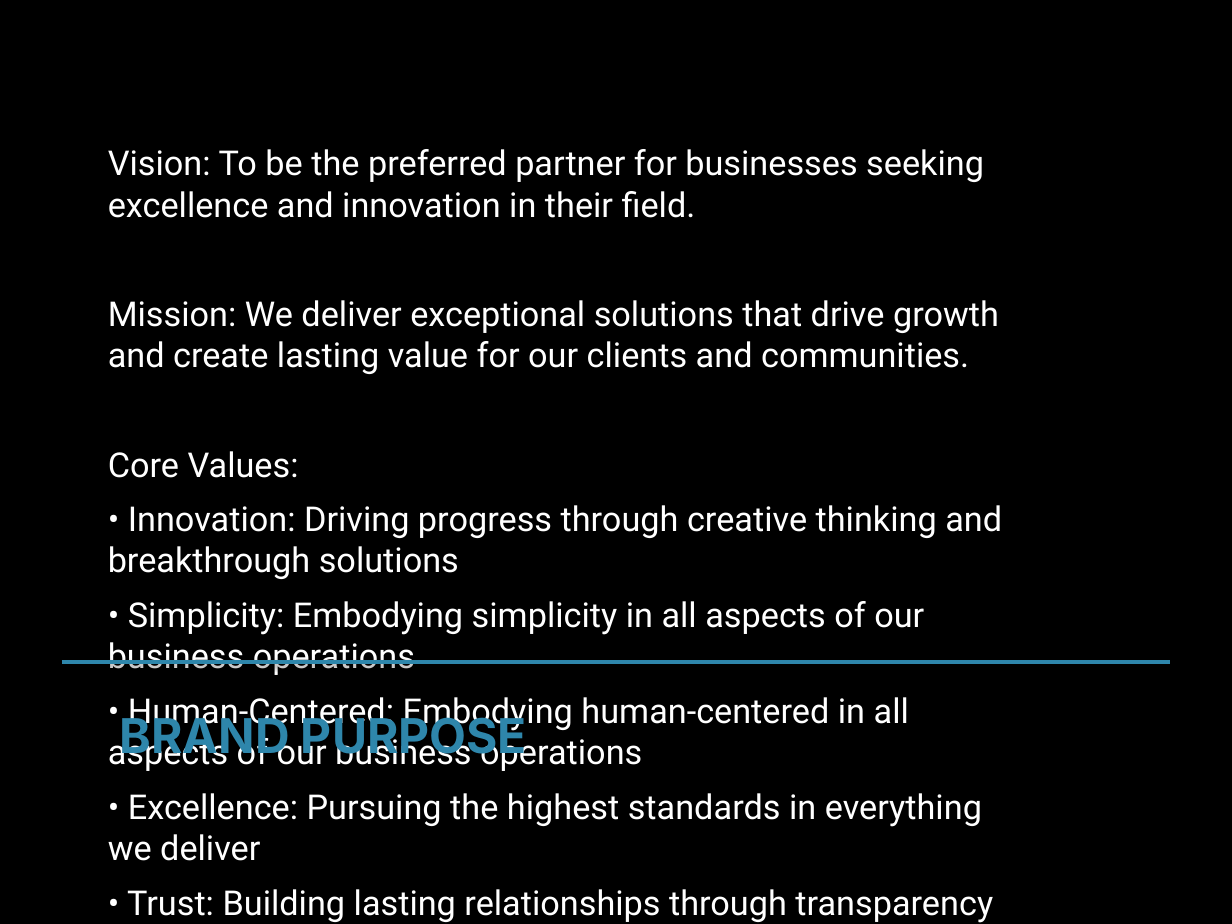
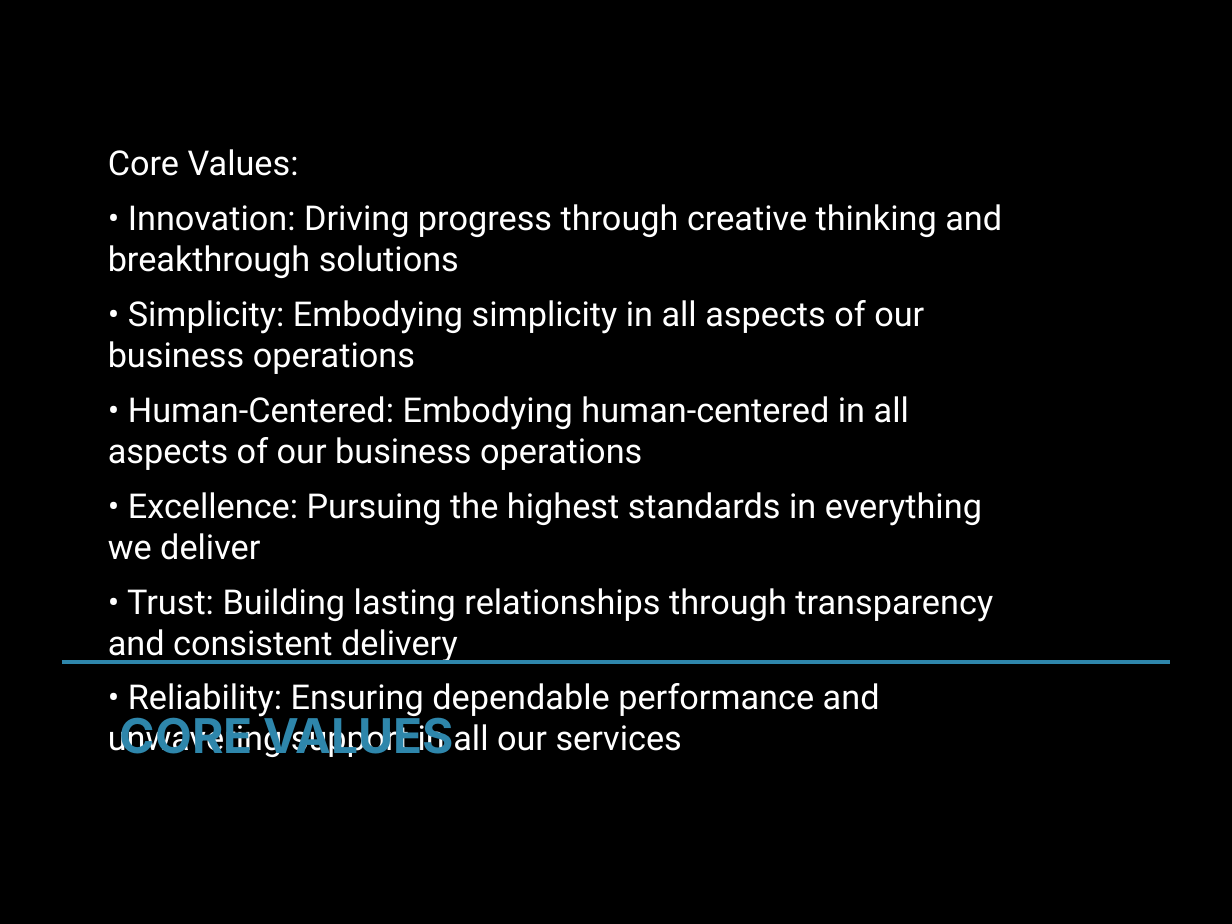
Before and after one commit to md-anas-sabah/brand_book_generator_crewai, a slide deck: slide 6 of output/techforward_live/techforward_live_enhanced_brand_book.pptx (slide 4 before the commit). Drawn at 1232x924 pixels with LibreOffice and Linux fonts; fonts in the diff are those of the drawing. Boxes give left, top, right and bottom in pixels: in the first picture for what was removed or moved away, otherwise in the second. Text is boxed around its words. In the diff, an @@ line names an element or a change of style, - is before the commit and + after.

Commit message:
Added Style In Brand Purpose

```diff
--- a/output/techforward_live/techforward_live_enhanced_brand_book.pptx
+++ b/output/techforward_live/techforward_live_enhanced_brand_book.pptx
@@ text at [108, 149, 999, 374]: paragraphs removed @@
-Vision: To be the preferred partner for businesses seeking excellence and innovation in their field.
-Mission: We deliver exceptional solutions that drive growth and create lasting value for our clients and communities.
@@ text at [120, 712, 454, 757]: text changed @@
-BRAND PURPOSE
+CORE VALUES
```
Also in this commit, not shown: 6 other slides changed, 2 slides added, 19 other files.
